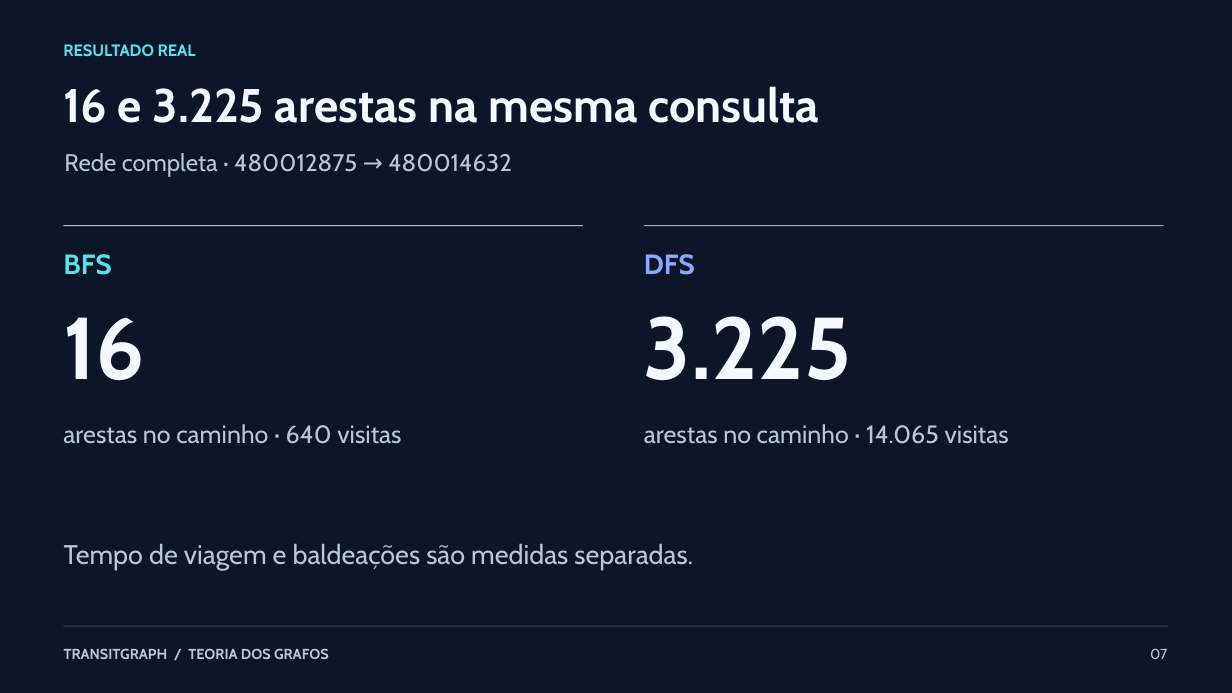
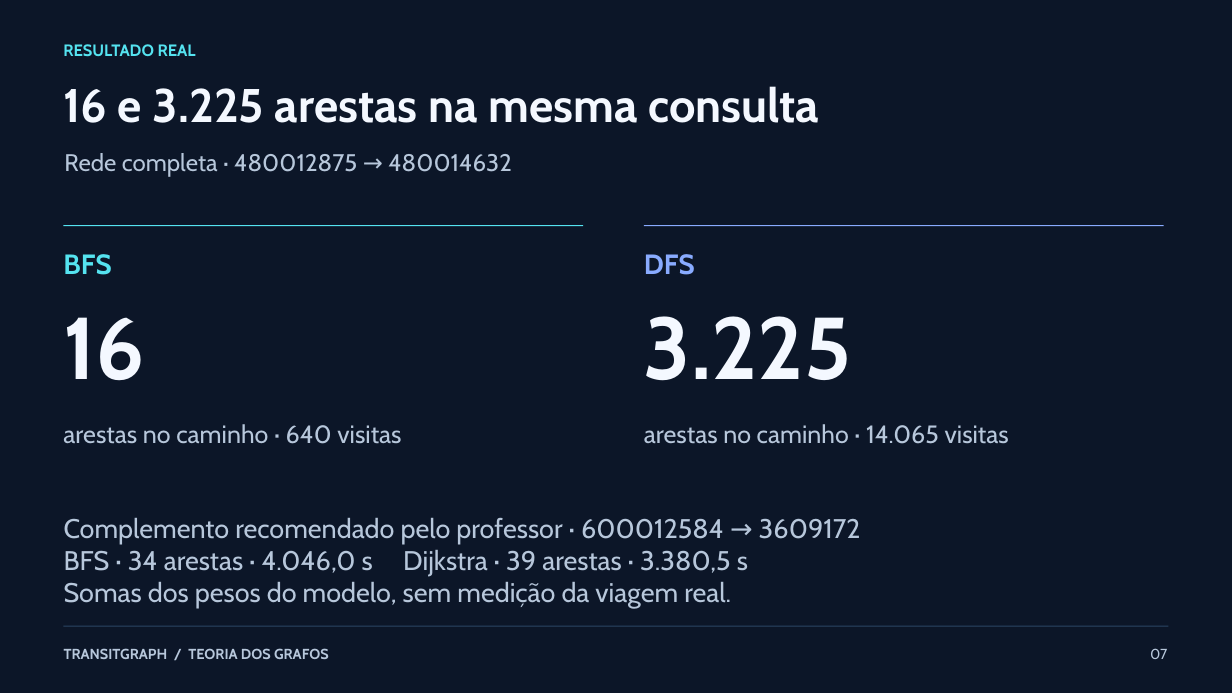
Before and after one commit to MatheusLeonardi/TransitGraph, a slide deck: slide 7 of docs/apresentacao/TransitGraph_Apresentacao_Oficial.pptx. Drawn at 1232x693 pixels with LibreOffice and Linux fonts; fonts in the diff are those of the drawing. Boxes give left, top, right and bottom in pixels: in the first picture for what was removed or moved away, otherwise in the second. Text is boxed around its words. In the diff, an @@ line names an element or a change of style, - is before the commit and + after.

Commit message:
docs: finaliza auditoria e comparacao BFS Dijkstra

```diff
--- a/docs/apresentacao/TransitGraph_Apresentacao_Oficial.pptx
+++ b/docs/apresentacao/TransitGraph_Apresentacao_Oficial.pptx
@@ text at (64,518,861,609): text changed @@
-Tempo de viagem e baldeações são medidas separadas.
+Complemento recomendado pelo professor · 600012584 → 3609172
+BFS · 34 arestas · 4.046,0 s Dijkstra · 39 arestas · 3.380,5 s
+Somas dos pesos do modelo, sem medição da viagem real.
```
Also in this commit, not shown: 5 other files.
